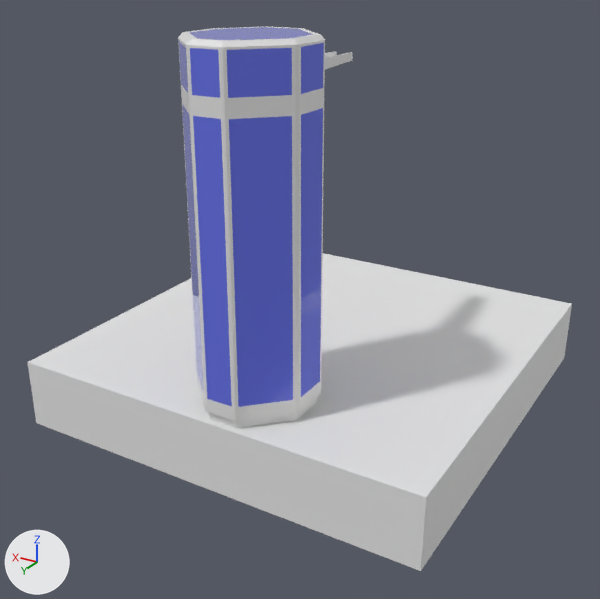
The Blender file Assets/Models/launch_pad.blend, before and after one commit.
Rendered twice from a camera (50 mm lens) standing at (-100.4, 193.1, 66.6) and looking at (6.9, 14.3, -22.9). Lighting does not change. The marker at lower left points along +X, +Y and +Z.
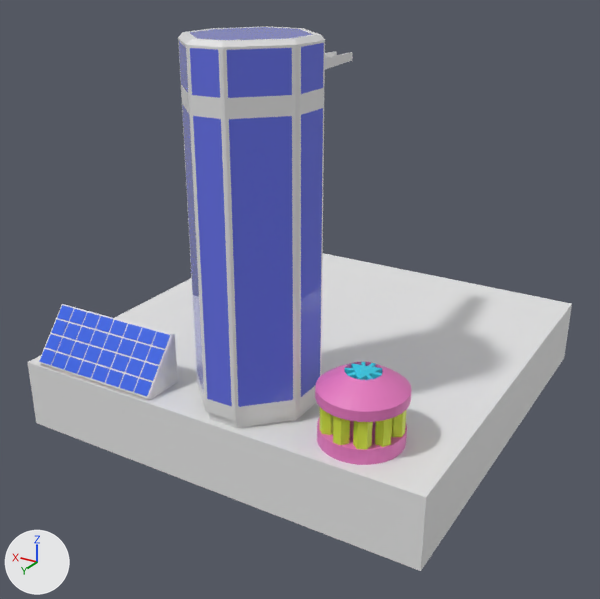
Changed parts and their boxes (x1, y1, x2, y2) in the pictures (600 x 599 px):
'solar', added (blue)
    after: (38, 304, 178, 400)
    faces in mat_soloar (blue #295fe7): (39, 305, 170, 396)
    faces in mat_white_spaces (white #e7e7e7): (38, 304, 178, 400)
'Cylinder', added (pink)
    after: (315, 362, 412, 465)
    faces in mat_battery2 (pink #e779bf): (315, 362, 412, 465)
    faces in mat_battery1 (yellow #d7e742): (319, 407, 406, 450)
    faces in mat_ark (cyan #36cfe7): (345, 362, 382, 380)

Patch to the scene script:
```diff
--- a/Assets/Models/launch_pad.blend.py
+++ b/Assets/Models/launch_pad.blend.py
@@ mat_ark @@
+mat_ark = principled_material('ark')
+mat_ark.base_color = (0.0366, 0.627, 0.8)  # cyan #36cfe7
@@ mat_battery1 @@
+mat_battery1 = principled_material('battery1')
+mat_battery1.base_color = (0.68, 0.8, 0.0538)  # yellow #d7e742
@@ mat_battery2 @@
+mat_battery2 = principled_material('battery2')
+mat_battery2.base_color = (0.8, 0.193, 0.522)  # pink #e77abf
@@ mat_white_spaces @@
+mat_white_spaces = principled_material('white spaces')
+mat_white_spaces.base_color = (0.8, 0.8, 0.8)  # white #e7e7e7
@@ mat_soloar @@
+mat_soloar = principled_material('soloar')
+mat_soloar.base_color = (0.0226, 0.115, 0.8)  # blue #295fe7
@@ me_cylinder @@
+me_cylinder.from_pydata(...)  # 444 vertices, 376 faces; spans x -1.05..1.05, y -1.05..1.05, z -1.0..0.85
+# faces by material slot: [87, 263, 26]
+me_cylinder.materials.append(mat_battery1)  # yellow #d7e742
+me_cylinder.materials.append(mat_battery2)  # pink #e77abf
+me_cylinder.materials.append(mat_ark)  # cyan #36cfe7
@@ me_cylinder_001 @@
+me_cylinder_001.from_pydata(...)  # 426 vertices, 221 faces; spans x -3.27..2.39, y -3.74..3.76, z 1.5..3.08
+# faces by material slot: [168, 53]
+me_cylinder_001.materials.append(mat_soloar)  # blue #295fe7
+me_cylinder_001.materials.append(mat_white_spaces)  # white #e7e7e7
@@ ob_cylinder @@
+ob_cylinder = bpy.data.objects.new('Cylinder', me_cylinder)
+ob_cylinder.location = (-29.9, 48.7, -26.9)
+ob_cylinder.scale = (10.0, 10.0, 10.0)
@@ ob_solar @@
+ob_solar = bpy.data.objects.new('solar', me_cylinder_001)
+ob_solar.location = (41.1, 32.3, -31.5)
+ob_solar.rotation_euler = (3.142, -1.396, 1.571)  # degrees (180, -80, 90)
+ob_solar.scale = (5.0, 5.0, 10.0)
```
